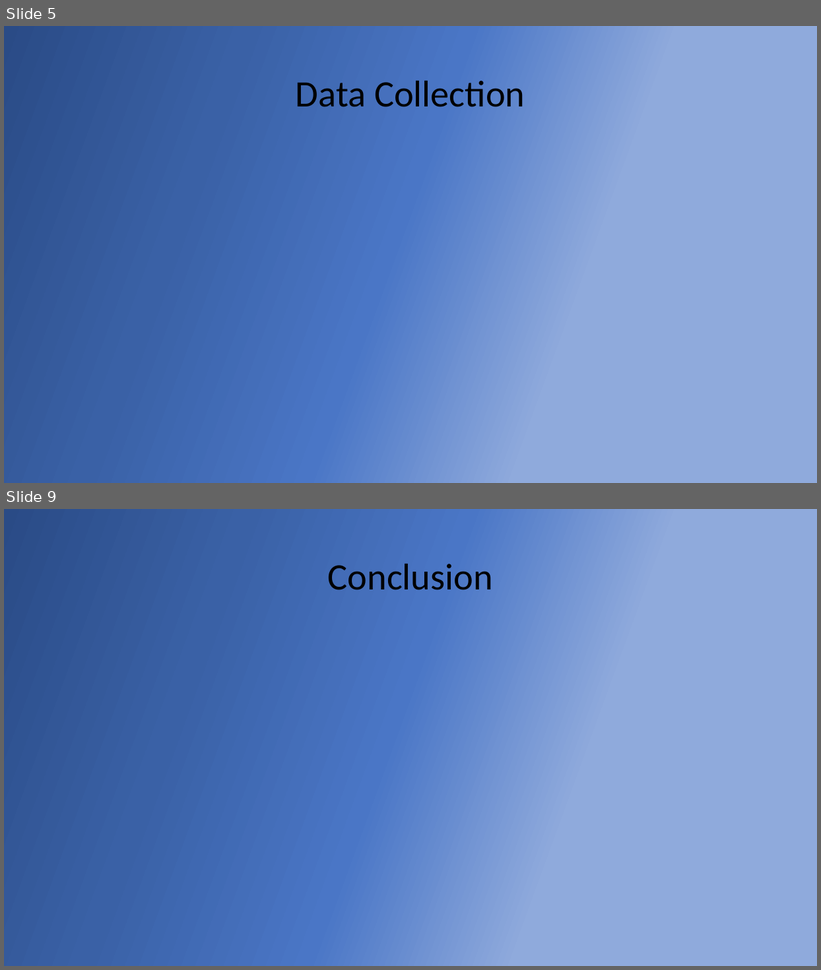
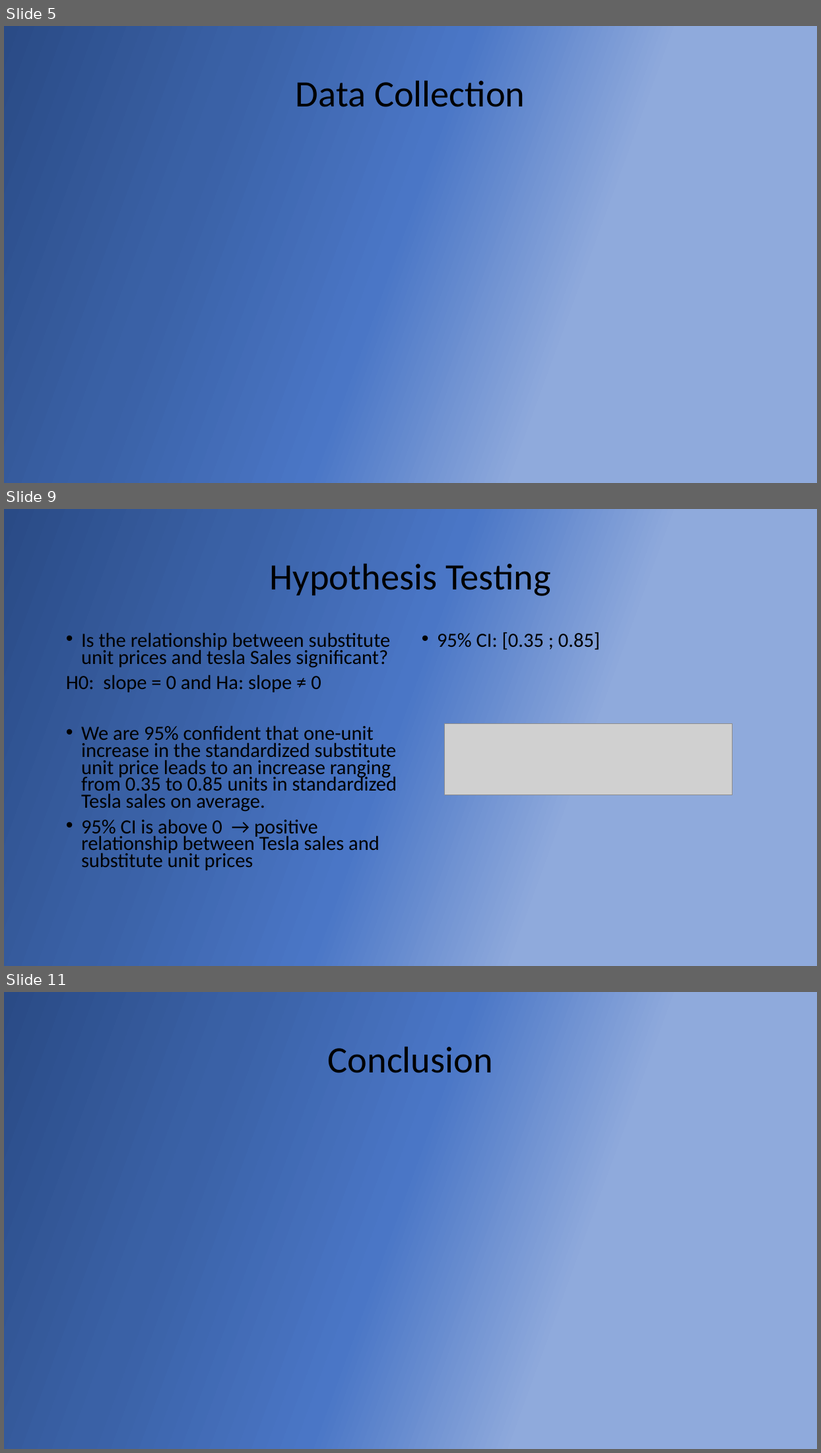
Before and after one commit to sonamgupta1105/Tesla_Analytics, a slide deck: finalPptTesla.pptx. Shown one above the other, each under a label of ours: slides 5 and 9 before the commit, slides 5, 9 and 11 after it; the slides between them are not shown. The pictures are 821x970 and 821x1453 pixels, drawn with LibreOffice and Linux fonts; fonts in the diff are those of the drawing; grey boxes stand for pictures. Boxes give left, top, right and bottom in pixels: in the first picture for what was removed or moved away, otherwise in the second. Text is boxed around its words. In the diff, an @@ line names an element or a change of style, - is before the commit and + after.

```diff
--- a/finalPptTesla.pptx
+++ b/finalPptTesla.pptx
@@ slide 9 added at <box>4,509,817,966</box>, background gradient #2A4B86 to #3A61A6 to #4A76C6 to #8FAADC @@
@@ title added at <box>270,564,551,596</box>, 44 pt, text #000000 @@
+Hypothesis Testing
@@ text added at <box>66,632,397,871</box>, 23.8 pt, text #000000 @@
+• Is the relationship between substitute unit prices and tesla Sales significant?
+H0: slope = 0 and Ha: slope ≠ 0
+• We are 95% confident that one-unit increase in the standardized substitute unit price leads to an increase ranging from 0.35 to 0.85 units in standardized Tesla sales on average.
+• 95% CI is above 0 → positive relationship between Tesla sales and substitute unit prices
@@ text added at <box>437,632,600,650</box>, 23.8 pt, text #000000 @@
+• 95% CI: [0.35 ; 0.85]
@@ picture added at <box>444,723,733,795</box> @@
@@ what was slide 9 is now slide 11 @@
```
Also in this commit, not shown: 7 other slides added, 5 slides removed, 1 other file.
